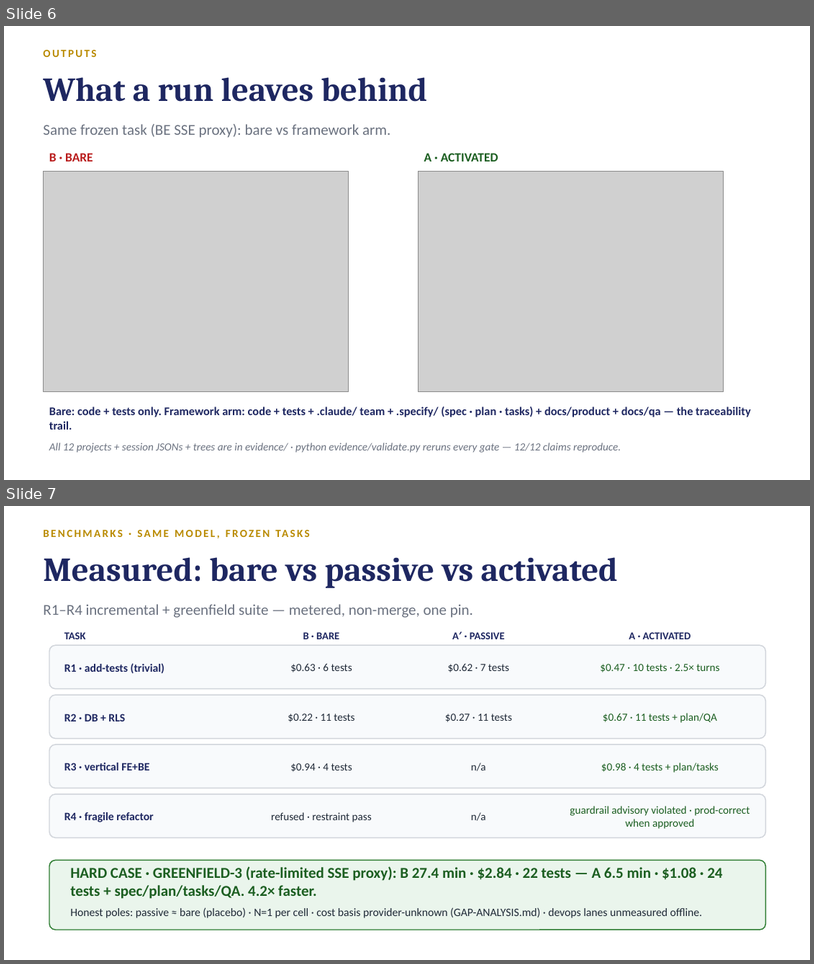
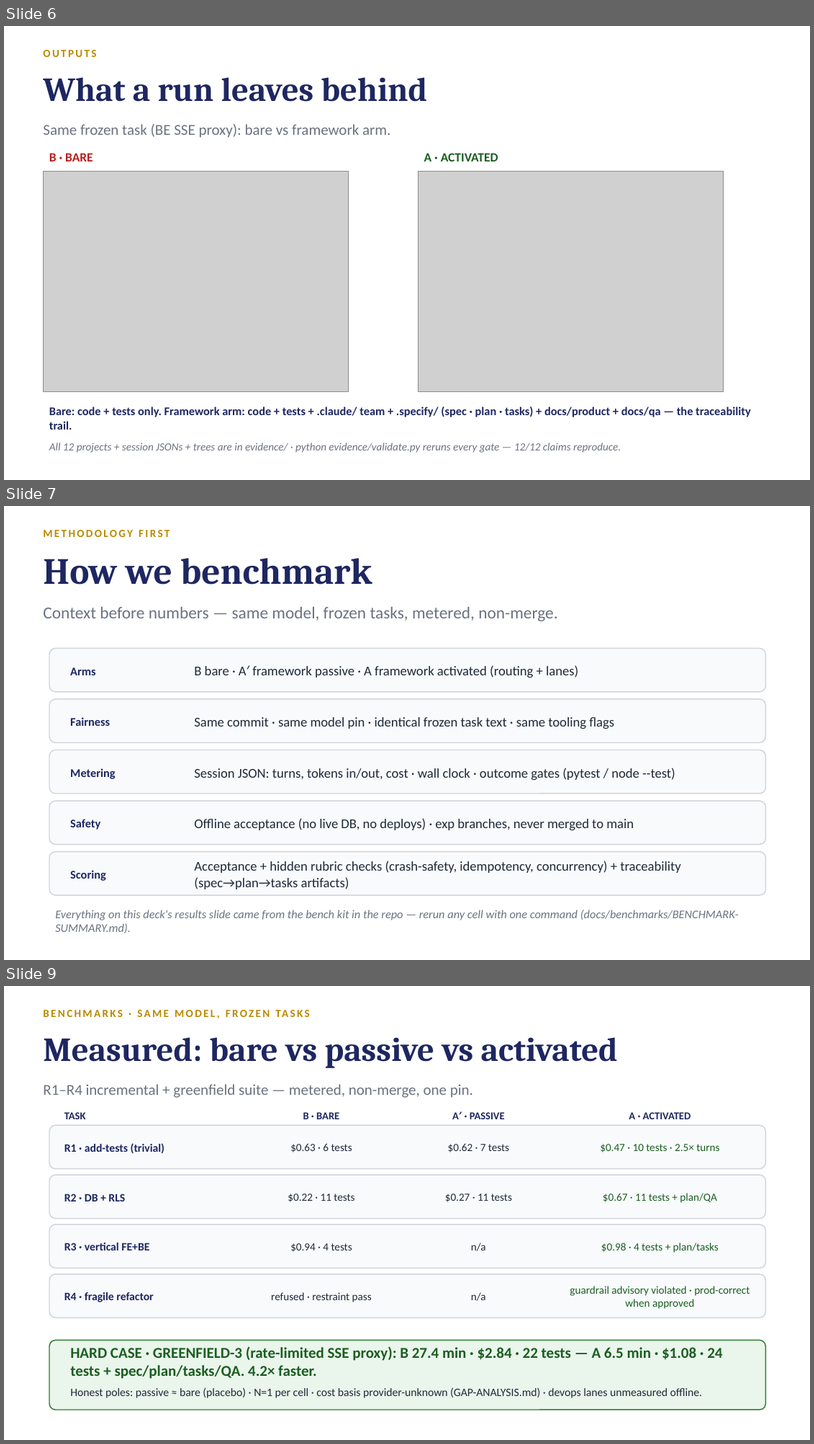
Before and after one commit to trac41799/claude-code-agentic-sdlc, a slide deck: docs/slides/Agentic-SDLC-Tech-Audience-COMPACT.pptx. Shown one above the other, each under a label of ours: slides 6 and 7 before the commit, slides 6, 7 and 9 after it; the slides between them are not shown. The pictures are 814x964 and 814x1444 pixels, drawn with LibreOffice and Linux fonts; fonts in the diff are those of the drawing; grey boxes stand for pictures. Boxes give left, top, right and bottom in pixels: in the first picture for what was removed or moved away, otherwise in the second. Text is boxed around its words. In the diff, an @@ line names an element or a change of style, - is before the commit and + after.

```diff
--- a/docs/slides/Agentic-SDLC-Tech-Audience-COMPACT.pptx
+++ b/docs/slides/Agentic-SDLC-Tech-Audience-COMPACT.pptx
@@ slide 7 added at [4, 506, 810, 960], background #FFFFFF @@
@@ text added at [43, 530, 170, 537], 13 pt, text #B98A00, bold @@
+METHODOLOGY FIRST
@@ text added at [43, 558, 372, 584], 44 pt, text #1E2761, bold @@
+How we benchmark
@@ text added at [43, 607, 558, 621], 20 pt, text #6B7280 @@
+Context before numbers — same model, frozen tasks, metered, non-merge.
@@ rounded rectangle added at [49, 648, 766, 692], fill #F8FAFC, outline #D1D5DB 1.25 pt @@
@@ text added at [70, 667, 96, 675], 14 pt, text #1E2761, bold @@
+Arms
@@ text added at [194, 665, 579, 677], 16 pt, text #1F2937 @@
+B bare · A′ framework passive · A framework activated (routing + lanes)
@@ rounded rectangle added at [49, 699, 766, 743], fill #F8FAFC, outline #D1D5DB 1.25 pt @@
@@ text added at [70, 717, 110, 726], 14 pt, text #1E2761, bold @@
+Fairness
@@ text added at [194, 717, 615, 728], 16 pt, text #1F2937 @@
+Same commit · same model pin · identical frozen task text · same tooling flags
@@ rounded rectangle added at [49, 750, 766, 793], fill #F8FAFC, outline #D1D5DB 1.25 pt @@
@@ text added at [70, 768, 115, 779], 14 pt, text #1E2761, bold @@
+Metering
@@ text added at [194, 767, 676, 780], 16 pt, text #1F2937 @@
+Session JSON: turns, tokens in/out, cost · wall clock · outcome gates (pytest / node --test)
@@ rounded rectangle added at [49, 800, 766, 844], fill #F8FAFC, outline #D1D5DB 1.25 pt @@
@@ text added at [70, 818, 100, 829], 14 pt, text #1E2761, bold @@
+Safety
@@ text added at [194, 818, 634, 830], 16 pt, text #1F2937 @@
+Offline acceptance (no live DB, no deploys) · exp branches, never merged to main
@@ rounded rectangle added at [49, 852, 766, 895], fill #F8FAFC, outline #D1D5DB 1.25 pt @@
@@ text added at [70, 870, 106, 880], 14 pt, text #1E2761, bold @@
+Scoring
@@ text added at [194, 860, 681, 889], 16 pt, text #1F2937 @@
+Acceptance + hidden rubric checks (crash-safety, idempotency, concurrency) + traceability (spec→plan→tasks artifacts)
@@ text added at [55, 909, 739, 933], 14 pt, text #6B7280, italic @@
+Everything on this deck's results slide came from the bench kit in the repo — rerun any cell with one command (docs/benchmarks/BENCHMARK-SUMMARY.md).
@@ what was slide 7 is now slide 9 @@
```
Also in this commit, not shown: 1 other slide added.
